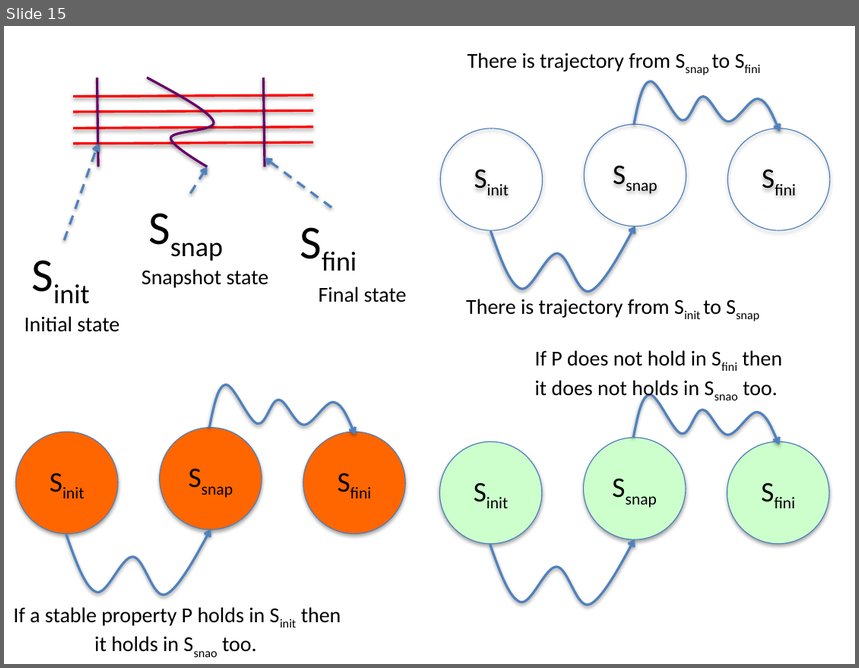
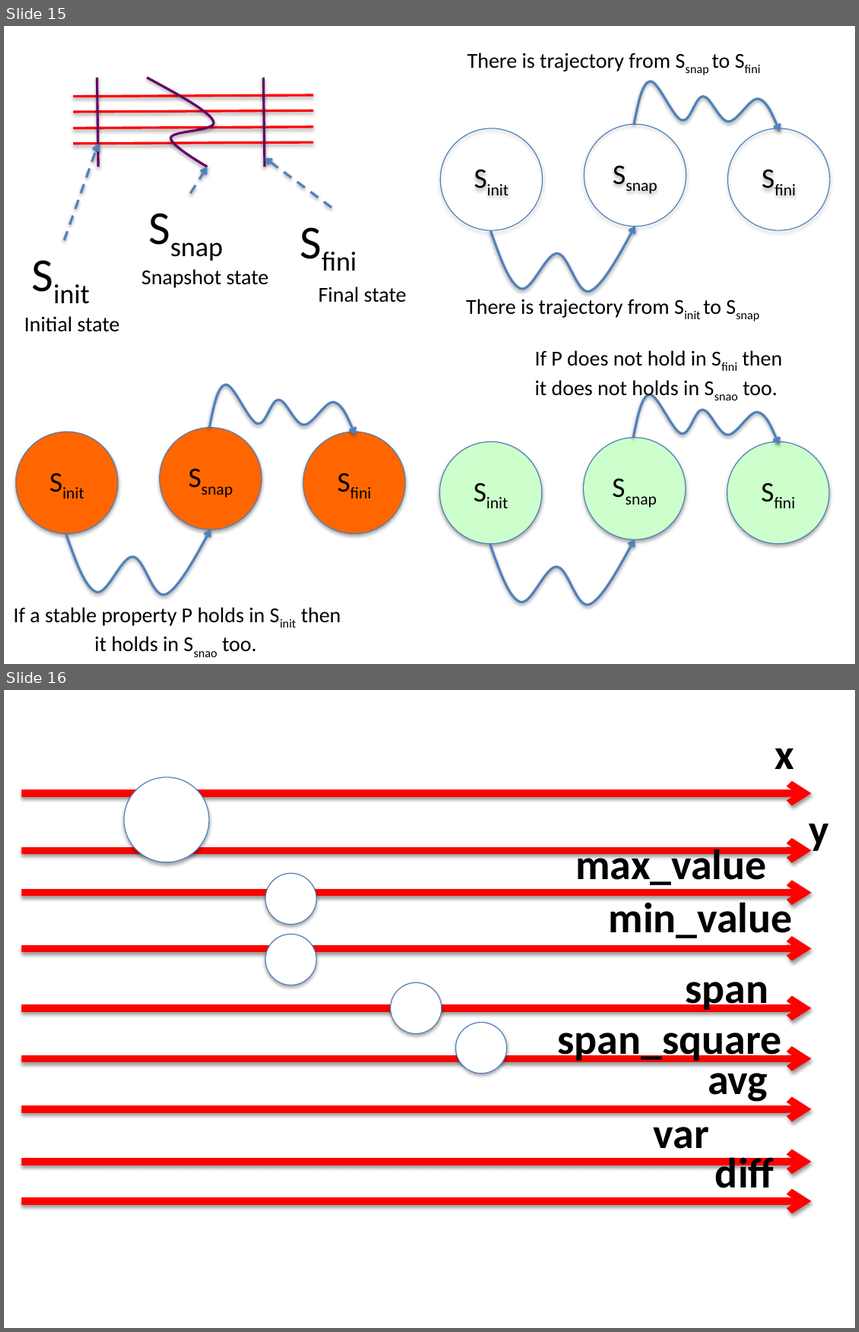
Before and after one commit to kmchandy/kmchandy.github.io, a slide deck: TimelineDiagrams/TimelineDiagrams.pptx. Shown one above the other, each under a label of ours: slide 15 before the commit, slides 15 and 16 after it. The pictures are 859x668 and 859x1332 pixels, drawn with LibreOffice and Linux fonts; fonts in the diff are those of the drawing. Boxes give left, top, right and bottom in pixels: in the first picture for what was removed or moved away, otherwise in the second. Text is boxed around its words. In the diff, an @@ line names an element or a change of style, - is before the commit and + after.

```diff
--- a/TimelineDiagrams/TimelineDiagrams.pptx
+++ b/TimelineDiagrams/TimelineDiagrams.pptx
@@ slide 16 added at bbox=[4, 690, 855, 1328], background #FFFFFF @@
@@ text added at bbox=[775, 749, 795, 769], 36 pt, text #000000, bold @@
+x
@@ ellipse added at bbox=[124, 777, 209, 863], fill #FFFFFF, outline #4B7EBC 0.75 pt @@
@@ arrow added from (21, 793) to (812, 793), #FF0000 6 pt @@
@@ text added at bbox=[809, 824, 829, 854], 36 pt, text #000000, bold @@
+y
@@ text added at bbox=[576, 847, 766, 885], 36 pt, text #000000, bold @@
+max_value
@@ arrow added from (21, 851) to (812, 851), #FF0000 6 pt @@
@@ arrow added from (21, 893) to (812, 893), #FF0000 6 pt @@
@@ ellipse added at bbox=[265, 873, 316, 924], fill #FFFFFF, outline #4B7EBC 0.75 pt @@
@@ text added at bbox=[609, 897, 793, 942], 36 pt, text #000000, bold @@
+min_value
@@ ellipse added at bbox=[265, 934, 316, 986], fill #FFFFFF, outline #4B7EBC 0.75 pt @@
@@ arrow added from (21, 948) to (812, 948), #FF0000 6 pt @@
@@ ellipse added at bbox=[390, 983, 442, 1034], fill #FFFFFF, outline #4B7EBC 0.75 pt @@
@@ text added at bbox=[686, 982, 769, 1013], 36 pt, text #000000, bold @@
+span
@@ arrow added from (21, 1008) to (812, 1008), #FF0000 6 pt @@
@@ ellipse added at bbox=[456, 1023, 507, 1074], fill #FFFFFF, outline #4B7EBC 0.75 pt @@
@@ text added at bbox=[558, 1033, 782, 1064], 36 pt, text #000000, bold @@
+span_square
@@ arrow added from (21, 1059) to (812, 1059), #FF0000 6 pt @@
@@ text added at bbox=[708, 1059, 768, 1102], 36 pt, text #000000, bold @@
+avg
@@ arrow added from (21, 1110) to (812, 1110), #FF0000 6 pt @@
@@ text added at bbox=[654, 1113, 709, 1149], 36 pt, text #000000, bold @@
+var
@@ arrow added from (21, 1161) to (812, 1161), #FF0000 6 pt @@
@@ text added at bbox=[715, 1157, 774, 1189], 36 pt, text #000000, bold @@
+diff
@@ arrow added from (21, 1201) to (812, 1201), #FF0000 6 pt @@
```
Also in this commit, not shown: 1 other slide added, 3 other files.
